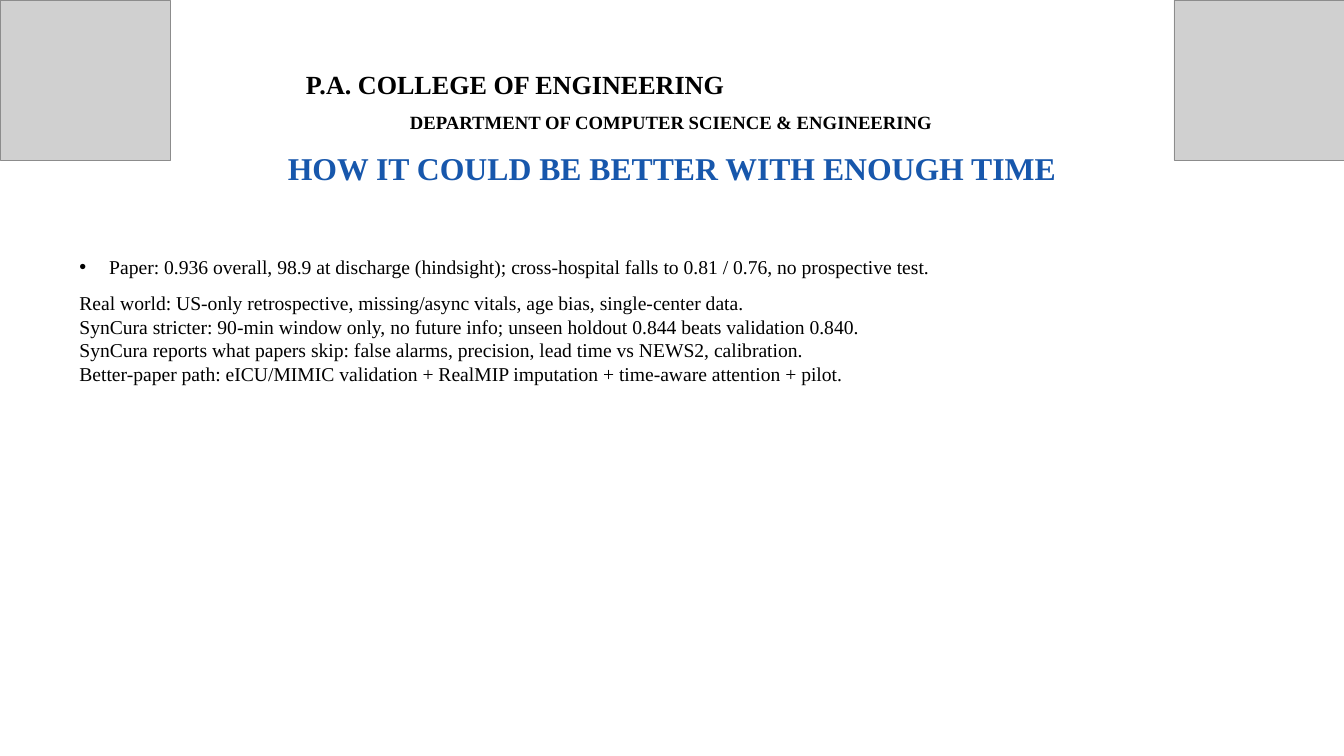
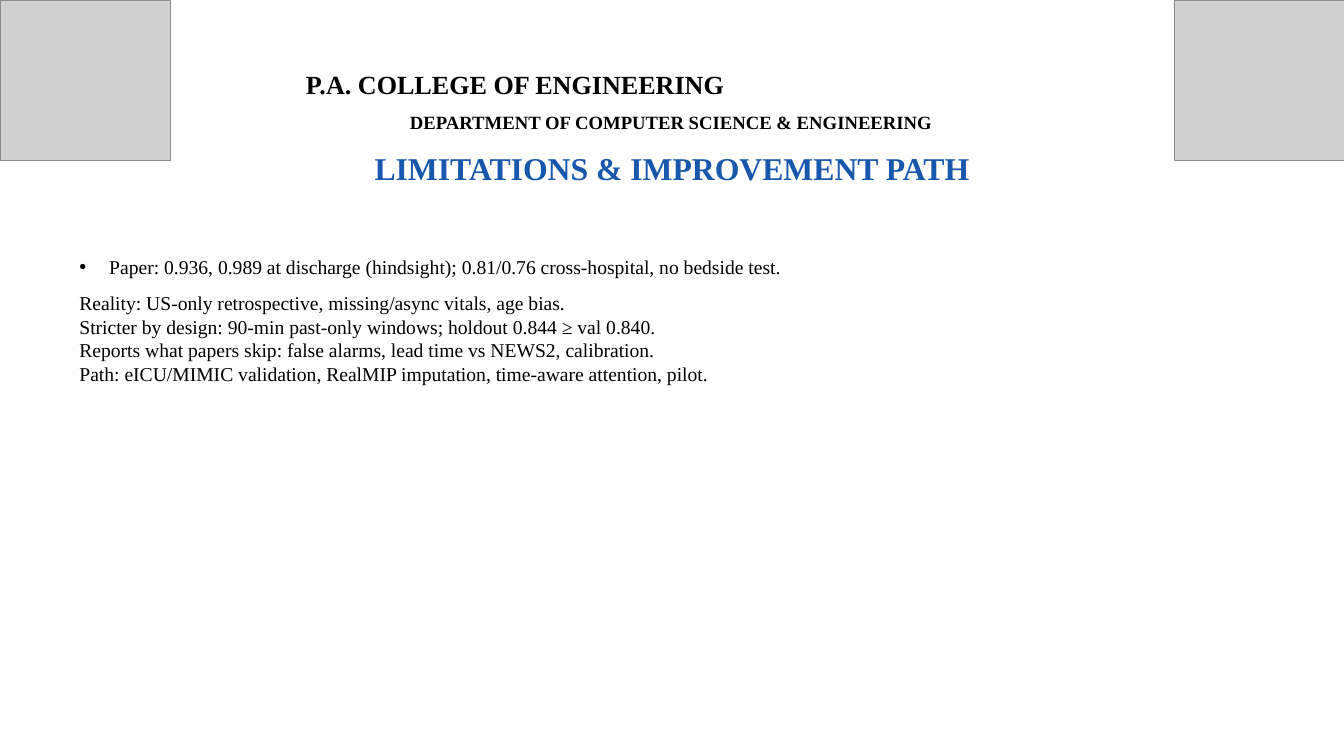
Before and after one commit to Dinaltium/SynCura, a slide deck: slide 10 of ppt/SynCura_Deck_V2.pptx. Drawn at 1344x756 pixels with LibreOffice and Linux fonts; fonts in the diff are those of the drawing; grey boxes stand for pictures. Boxes give left, top, right and bottom in pixels: in the first picture for what was removed or moved away, otherwise in the second. Text is boxed around its words. In the diff, an @@ line names an element or a change of style, - is before the commit and + after.

```diff
--- a/ppt/SynCura_Deck_V2.pptx
+++ b/ppt/SynCura_Deck_V2.pptx
@@ text at <box>375,159,969,181</box>: text changed @@
-HOW IT COULD BE BETTER WITH ENOUGH TIME
+LIMITATIONS & IMPROVEMENT PATH
@@ text at <box>79,260,780,386</box>: text changed @@
-• Paper: 0.936 overall, 98.9 at discharge (hindsight); cross-hospital falls to 0.81 / 0.76, no prospective test.
-Real world: US-only retrospective, missing/async vitals, age bias, single-center data.
-SynCura stricter: 90-min window only, no future info; unseen holdout 0.844 beats validation 0.840.
-SynCura reports what papers skip: false alarms, precision, lead time vs NEWS2, calibration.
-Better-paper path: eICU/MIMIC validation + RealMIP imputation + time-aware attention + pilot.
+• Paper: 0.936, 0.989 at discharge (hindsight); 0.81/0.76 cross-hospital, no bedside test.
+Reality: US-only retrospective, missing/async vitals, age bias.
+Stricter by design: 90-min past-only windows; holdout 0.844 ≥ val 0.840.
+Reports what papers skip: false alarms, lead time vs NEWS2, calibration.
+Path: eICU/MIMIC validation, RealMIP imputation, time-aware attention, pilot.
```
Also in this commit, not shown: 8 other slides changed, 2 other files.
